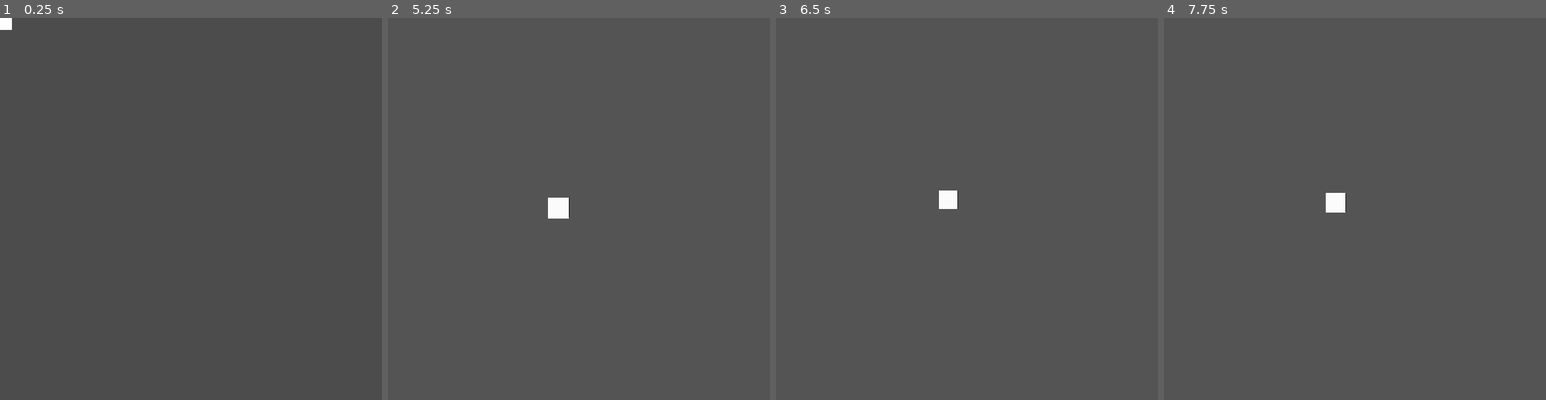
Above: before the commit, frames 1-4 (left to right).
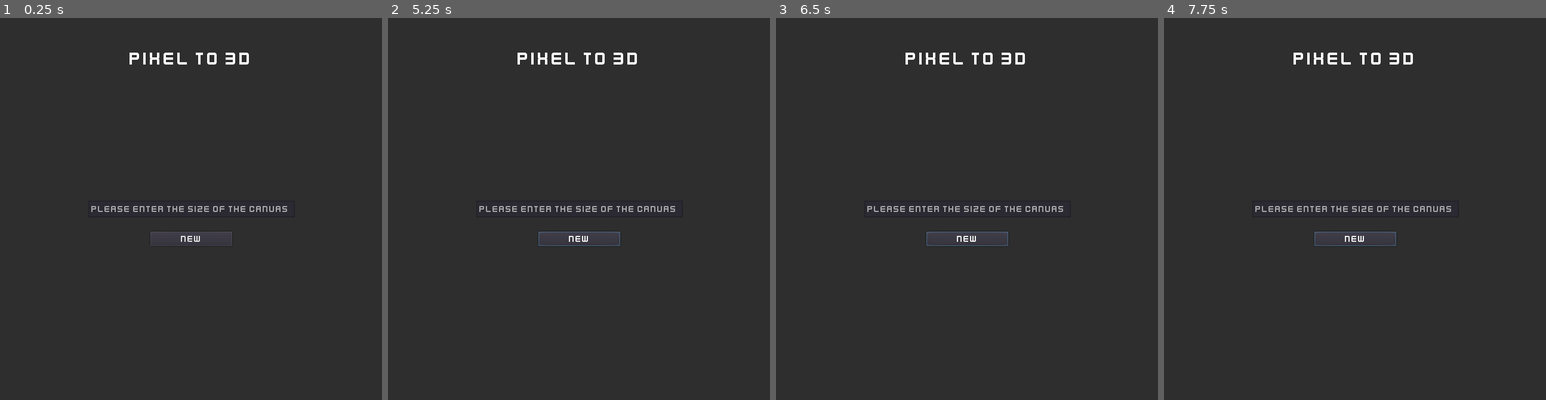
Above: after the commit, the same moments.

Repository: Idristhegr8/Kenshape_copy_test
Game: Godot game, scene res://Main.tscn
Two runs of this game, one before a commit and one after it. Both use one fixed random seed, a clock stepped at 60 frames per second and the inputs below. Before the commit the project starts from res://Drawing_board.tscn.
Inputs (mouse positions are in pixels of both pictures, inside the frame that each line leads up to):
- Up to frame 1 (0.25 s): no input
- Up to frame 2 (5.25 s): click (579, 239) at 0.5 s, where only the run after the commit has a clickable "New"; click (579, 239) at 1.25 s, where only the run after the commit has a clickable "New"; click (571, 239) at 2 s, where only the run before the commit has a clickable "1"; click (571, 239) at 2.75 s, where only the run before the commit has a clickable "1"; click (571, 239) at 3.5 s, where only the run before the commit has a clickable "1"; click (579, 239) at 4.25 s, where only the run after the commit has a clickable "New"; tap Enter (ui_accept) at 5 s; move the mouse to (663, 189) at 5.02 s; tap C (C) at 5.1 s; click (663, 189) at 5.17 s
- Up to frame 3 (6.5 s): tap Enter (ui_accept) at 5.27, 6.02 s; tap D (D) at 5.3, 5.85 s; move the mouse to (890, 228) at 5.77 s; click (890, 228) at 5.92 s; tap E (E) at 6.05 s
- Up to frame 4 (7.75 s): tap Enter (ui_accept) at 6.5, 7.25, 7.52 s; move the mouse to (1393, 124) at 6.52 s; tap E (E) at 6.6 s; click (1393, 124) at 6.67 s; tap P (P) at 6.8, 7.35 s; move the mouse to (1335, 285) at 7.27 s; click (1335, 285) at 7.42 s; tap W (cam_zoom_in) at 7.55 s

The runs differ from the first frame. In frame 1, 99% of the frame differs, in the area x 0-100%, y 0-100%; in frame 2, 100%; in frame 3, 100%; in frame 4, 100%.

Commit message:
Added Menu (Basic)
Added basic menu and now the camera can move up or down with "Q" and "A".

Diff:
--- a/CameraGimbal.gd
+++ b/CameraGimbal.gd
@@ -22,11 +22,6 @@
 func _unhandled_input(event):
 #	if Input.get_mouse_mode() != Input.MOUSE_MODE_CAPTURED:
 #		return
-	if event.is_action_pressed("cam_zoom_in"):
-		zoom -= zoom_speed
-	if event.is_action_pressed("cam_zoom_out"):
-		zoom += zoom_speed
-	zoom = clamp(zoom, min_zoom, max_zoom)
 	if mouse_control and event is InputEventMouseMotion:
 		if event.relative.x != 0:
 			var dir = 1 if invert_x else -1
@@ -55,6 +50,18 @@
 	x_rotation = -x_rotation if invert_y else x_rotation
 	$InnerGimbal.rotate_object_local(Vector3.RIGHT, x_rotation * rotation_speed * delta)
 
+	if Input.is_action_pressed("cam_zoom_in"):
+		zoom -= zoom_speed
+	if Input.is_action_pressed("cam_zoom_out"):
+		zoom += zoom_speed
+	zoom = clamp(zoom, min_zoom, max_zoom)
+
+	if Input.is_action_pressed("Q"):
+		$InnerGimbal/Camera.translation.y += 0.1
+
+	if Input.is_action_pressed("A"):
+		$InnerGimbal/Camera.translation.y -= 0.1
+
 func _process(delta):
 	if !mouse_control:
 		get_input_keyboard(delta)
--- a/Global.gd
+++ b/Global.gd
@@ -1,4 +1,4 @@
 extends Node
 
 var pixels: Array = []
-var drawing_board: Vector2 = Vector2(32, 32)
+var drawing_board: Vector2 = Vector2(16, 16)
--- /dev/null
+++ b/Main.gd
@@ -0,0 +1,8 @@
+extends Control
+
+
+
+func _on_New_pressed() -> void:
+	if $Canvas_size.text.is_valid_integer():
+		Global.drawing_board = Vector2(int($Canvas_size.text), int($Canvas_size.text))
+		get_tree().change_scene("res://Drawing_board.tscn")
--- /dev/null
+++ b/Main.tscn
@@ -0,0 +1,73 @@
+[gd_scene load_steps=6 format=2]
+
+[ext_resource path="res://kenvector_future_thin.ttf" type="DynamicFontData" id=1]
+[ext_resource path="res://Main.gd" type="Script" id=2]
+
+[sub_resource type="DynamicFont" id=1]
+size = 32
+font_data = ExtResource( 1 )
+
+[sub_resource type="DynamicFont" id=2]
+font_data = ExtResource( 1 )
+
+[sub_resource type="DynamicFont" id=3]
+font_data = ExtResource( 1 )
+
+[node name="Main" type="Control"]
+anchor_right = 1.0
+anchor_bottom = 1.0
+script = ExtResource( 2 )
+__meta__ = {
+"_edit_use_anchors_": false
+}
+
+[node name="ColorRect" type="ColorRect" parent="."]
+anchor_right = 1.0
+anchor_bottom = 1.0
+color = Color( 0.184314, 0.184314, 0.184314, 1 )
+__meta__ = {
+"_edit_use_anchors_": false
+}
+
+[node name="Title" type="Label" parent="."]
+anchor_left = 0.5
+anchor_right = 0.5
+margin_left = -103.5
+margin_top = 50.0
+margin_right = 103.5
+margin_bottom = 86.0
+custom_fonts/font = SubResource( 1 )
+text = "Pixel to 3D"
+
+[node name="Canvas_size" type="LineEdit" parent="."]
+anchor_left = 0.5
+anchor_top = 0.5
+anchor_right = 0.5
+anchor_bottom = 0.5
+margin_left = -172.0
+margin_top = -14.0
+margin_right = 174.0
+margin_bottom = 14.0
+custom_fonts/font = SubResource( 2 )
+max_length = 2
+clear_button_enabled = true
+placeholder_text = "Please enter the size of the canvas"
+placeholder_alpha = 0.676
+caret_blink = true
+__meta__ = {
+"_edit_use_anchors_": false
+}
+
+[node name="New" type="Button" parent="."]
+anchor_left = 0.5
+anchor_top = 0.5
+anchor_right = 0.5
+anchor_bottom = 0.5
+margin_left = -68.5
+margin_top = 38.0
+margin_right = 68.5
+margin_bottom = 62.0
+custom_fonts/font = SubResource( 3 )
+text = "New"
+
+[connection signal="pressed" from="New" to="." method="_on_New_pressed"]
--- a/Spatial.tscn
+++ b/Spatial.tscn
@@ -17,6 +17,7 @@
 [node name="CameraGimbal" type="Spatial" parent="."]
 script = ExtResource( 3 )
 target = NodePath("../Meshes")
+max_zoom = 10.0
 
 [node name="InnerGimbal" type="Spatial" parent="CameraGimbal"]
 
--- a/project.godot
+++ b/project.godot
@@ -21,7 +21,7 @@
 [application]
 
 config/name="Kenshape_copy_test"
-run/main_scene="res://Drawing_board.tscn"
+run/main_scene="res://Main.tscn"
 config/icon="res://icon.png"
 
 [autoload]
@@ -85,6 +85,16 @@
 "events": [ Object(InputEventKey,"resource_local_to_scene":false,"resource_name":"","device":0,"alt":false,"shift":false,"control":false,"meta":false,"command":false,"pressed":false,"scancode":0,"physical_scancode":68,"unicode":0,"echo":false,"script":null)
  ]
 }
+Q={
+"deadzone": 0.5,
+"events": [ Object(InputEventKey,"resource_local_to_scene":false,"resource_name":"","device":0,"alt":false,"shift":false,"control":false,"meta":false,"command":false,"pressed":false,"scancode":0,"physical_scancode":81,"unicode":0,"echo":false,"script":null)
+ ]
+}
+A={
+"deadzone": 0.5,
+"events": [ Object(InputEventKey,"resource_local_to_scene":false,"resource_name":"","device":0,"alt":false,"shift":false,"control":false,"meta":false,"command":false,"pressed":false,"scancode":0,"physical_scancode":65,"unicode":0,"echo":false,"script":null)
+ ]
+}
 
 [physics]
 
Not shown, changed: .DS_Store
Not shown, removed: Kenshape_copy_test.app/Contents/Info.plist
Not shown, changed: Kenshape_copy_test.app/Contents/MacOS/Kenshape_copy_test
Not shown, removed: Kenshape_copy_test.app/Contents/PkgInfo
Not shown, removed: Kenshape_copy_test.app/Contents/Resources/Kenshape_copy_test.pck
Not shown, removed: Kenshape_copy_test.app/Contents/Resources/icon.icns
Not shown, removed: Kenshape_copy_test.app/Contents/_CodeSignature/CodeResources
